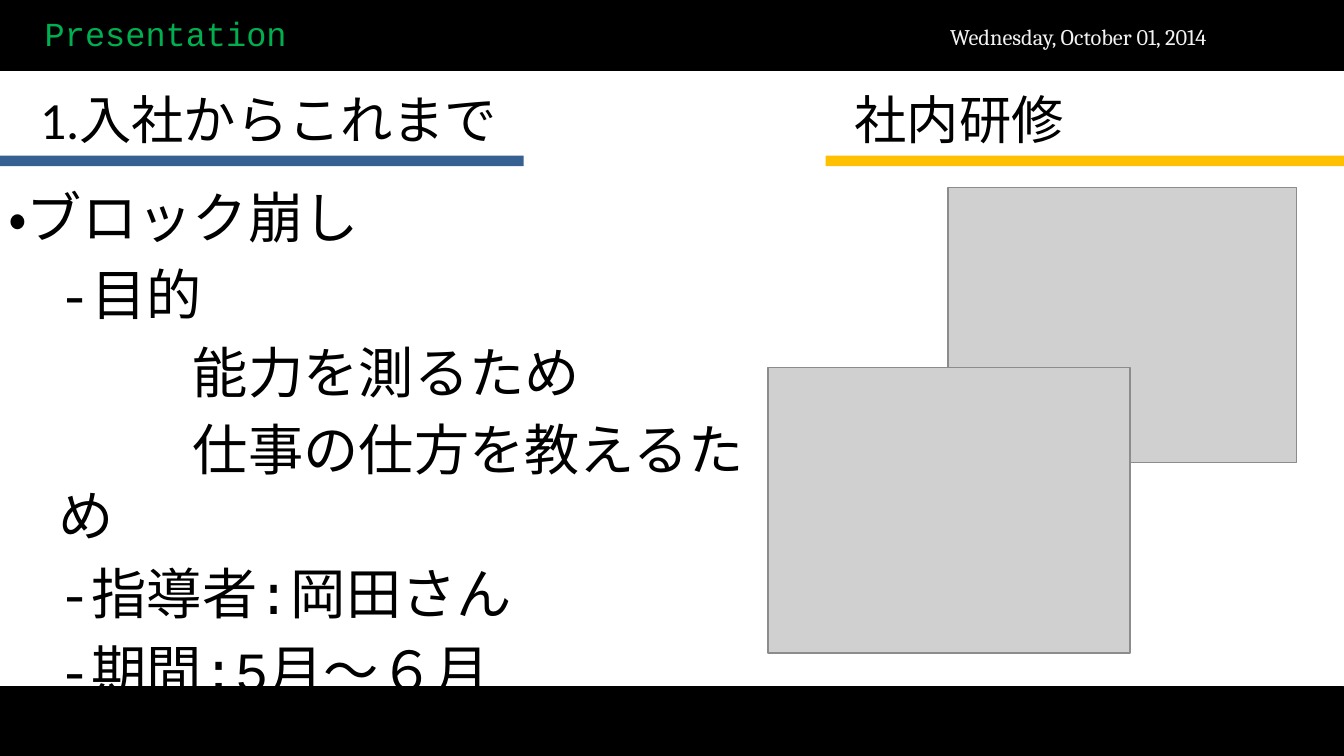
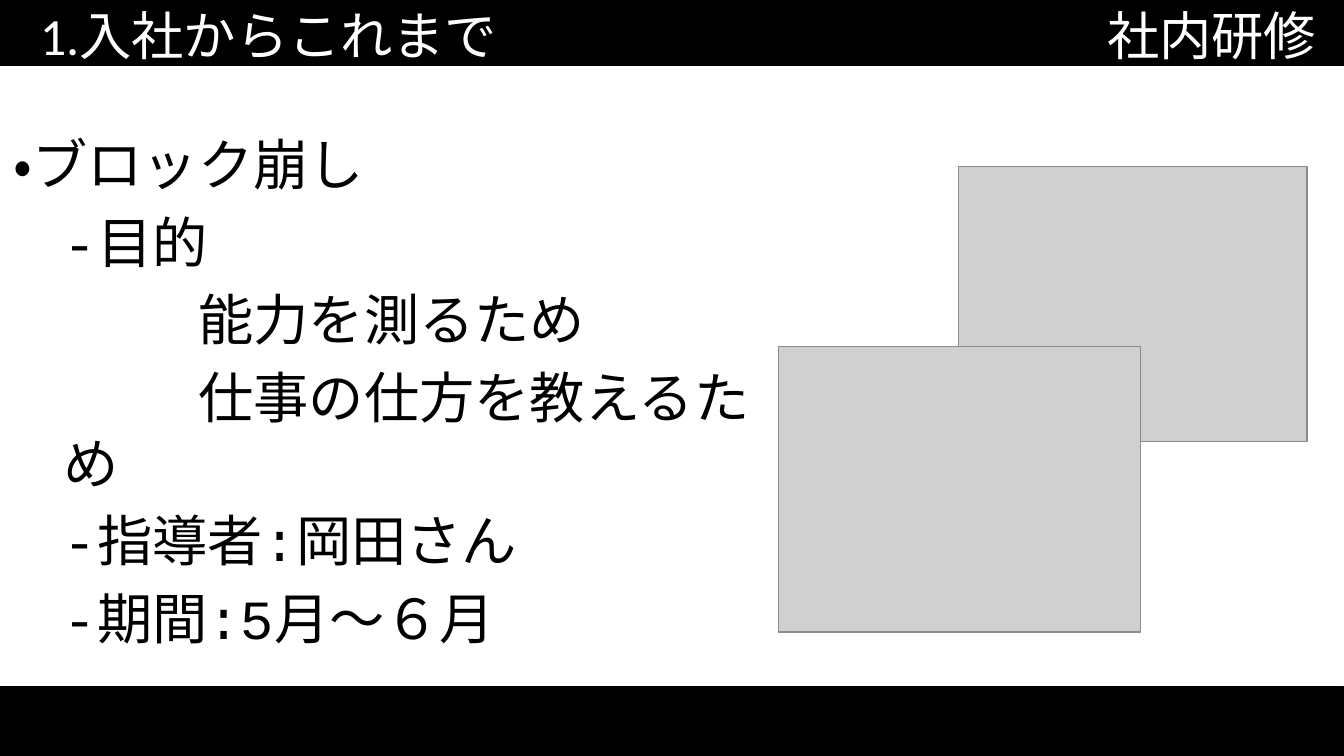
Before and after one commit to scarecrow173/Test, a slide deck: slide 3 of 試用期間終了.pptx. Drawn at 1344x756 pixels with LibreOffice and Linux fonts; fonts in the diff are those of the drawing; grey boxes stand for pictures; background and template pictures are left out. Boxes give left, top, right and bottom in pixels: in the first picture for what was removed or moved away, otherwise in the second. Text is boxed around its words. In the diff, an @@ line names an element or a change of style, - is before the commit and + after.

```diff
--- a/試用期間終了.pptx
+++ b/試用期間終了.pptx
@@ rectangle: place and size @@
-rectangle at (0,1,1344,69)
+rectangle at (0,0,1344,65)
@@ title "1.入社からこれまで": place and size @@
-title "1.入社からこれまで" at (40,96,497,144)
+title "1.入社からこれまで" at (40,11,497,67)
@@ title "1.入社からこれまで" at (40,11,497,67): text colour #000000 to #FFFFFF @@
@@ text removed at (45,21,287,47) @@
-Presentation
@@ text removed at (950,29,1206,50) @@
-Wednesday, October 01, 2014
@@ text "社内研修" at (1107,11,1316,68): text colour #000000 to #FFFFFF @@
@@ text "社内研修": place and size @@
-text "社内研修" at (855,95,1064,144)
+text "社内研修" at (1107,11,1316,68)
@@ text "・ブロック崩し" rewrapped from (8,190,744,706) to (13,137,749,644) @@
@@ rectangle removed at (0,156,524,167) @@
@@ rectangle removed at (825,156,1344,167) @@
@@ picture: place and size @@
-picture at (948,188,1296,464)
+picture at (958,167,1306,442)
@@ picture: place and size @@
-picture at (767,367,1129,653)
+picture at (778,347,1140,633)
```
Also in this commit, not shown: 20 other slides changed, 2 slides added, 11 other files.
